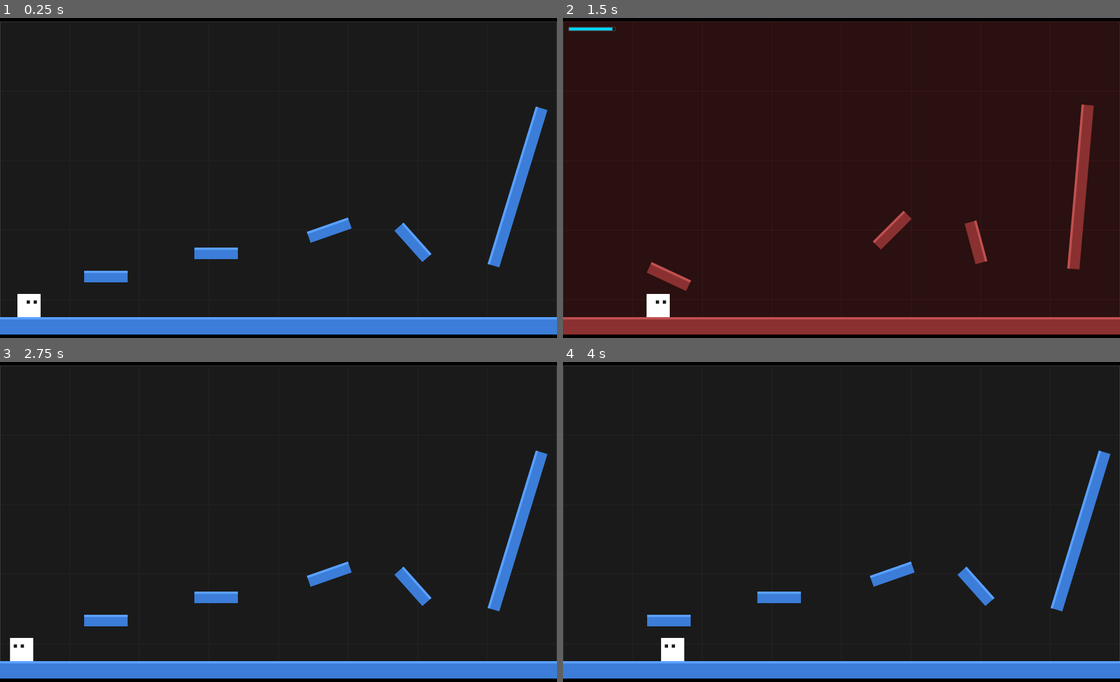
Above: before the commit, frames 1-4 (two rows, left to right).
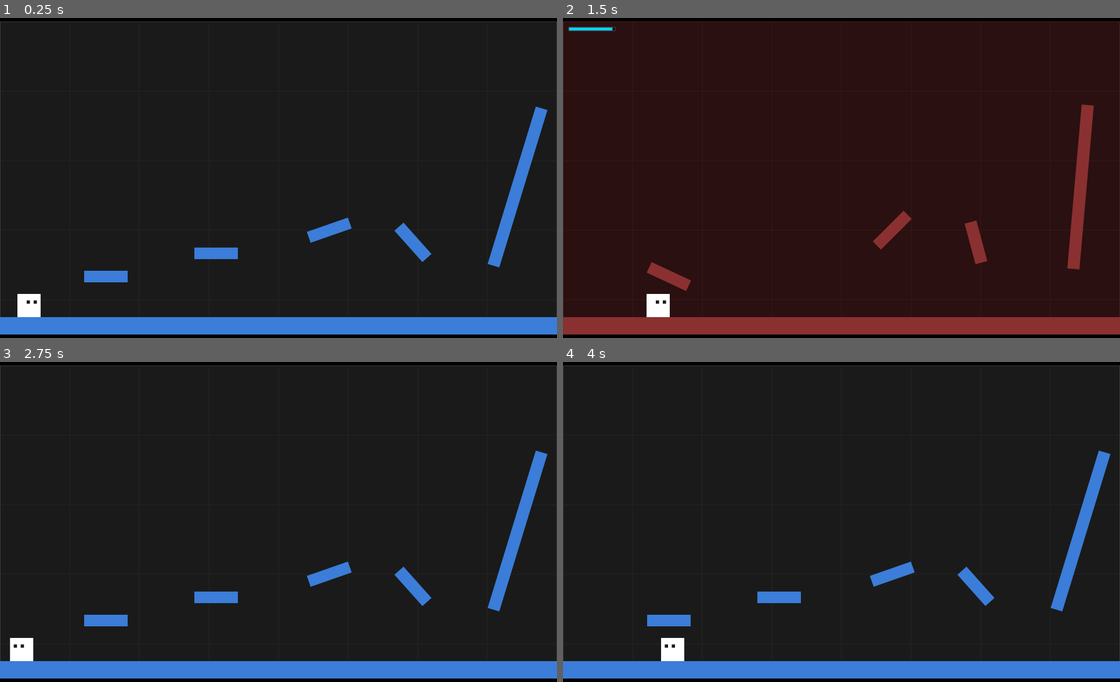
Above: after the commit, the same moments.

Repository: oleg-ryzhov/game-off-2026-shift
Game: browser game, page index.html
Two runs of this game, one before a commit and one after it. Both use one fixed random seed, a clock stepped at 60 frames per second and the inputs below.
Inputs:
- Up to frame 1 (0.25 s): no input
- Up to frame 2 (1.5 s): hold Right from 1.03 s (still down); tap Shift at 1.1 s
- Up to frame 3 (2.75 s): release Right at 1.53 s; hold Down 1.58-1.85 s; tap Shift at 1.6, 2.1, 2.6 s; hold Left 1.9-2.47 s; hold Up from 2.52 s (still down)
- Up to frame 4 (4 s): release Up at 2.82 s; hold Right 2.87-3.53 s; tap Shift at 3.1, 3.6 s; hold Up 3.58-3.82 s; hold Left from 3.87 s (still down)

The runs differ from the first frame. In frame 1, 1.2% of the frame differs, in the area x 0-100%, y 27-95%; in frame 2, 1.1%; in frame 3, 1.2%; in frame 4, 1.2%.

Commit message:
Refactor block color assignment in rendering logic

Diff:
--- a/game.js
+++ b/game.js
@@ -26,7 +26,7 @@
 const MAX_SATURATION = 100;
 const COST_TO_ENTER_B = 5;
 const COST_TO_LEAVE_B = 5;
-const DRAIN_RATE = 100 / 6000; // 2 minutes (120s) at 50 ticks per second
+const DRAIN_RATE = 100 / 6000;
 
 // ====== LEVEL ======
 const platforms = [];
@@ -605,6 +605,8 @@
     }
     ctx.stroke();
 
+    const blockColor = currentDimension === 'B' ? "#8a3030" : "#3b7dd8";
+
     for (const p of platforms) {
         if (!p.rotation) {
             if (p.x + p.width  < camera.x || p.x > viewRight)  continue;
@@ -617,21 +619,17 @@
             if (cy + diag < camera.y || cy - diag > viewBottom) continue;
         }
 
+        ctx.fillStyle = blockColor;
+
         if (!p.rotation) {
-            ctx.fillStyle = currentDimension === 'B' ? "#8a3030" : "#3b7dd8";
             ctx.fillRect(p.x, p.y, p.width, p.height);
-            ctx.fillStyle = currentDimension === 'B' ? "#c05050" : "#5aa0ff";
-            ctx.fillRect(p.x, p.y, p.width, 8);
         } else {
             const cx = p.x + p.width / 2;
             const cy = p.y + p.height / 2;
             ctx.save();
             ctx.translate(cx, cy);
             ctx.rotate(p.rotation * Math.PI / 180);
-            ctx.fillStyle = currentDimension === 'B' ? "#8a3030" : "#3b7dd8";
             ctx.fillRect(-p.width / 2, -p.height / 2, p.width, p.height);
-            ctx.fillStyle = currentDimension === 'B' ? "#c05050" : "#5aa0ff";
-            ctx.fillRect(-p.width / 2, -p.height / 2, p.width, 8);
             ctx.restore();
         }
     }
